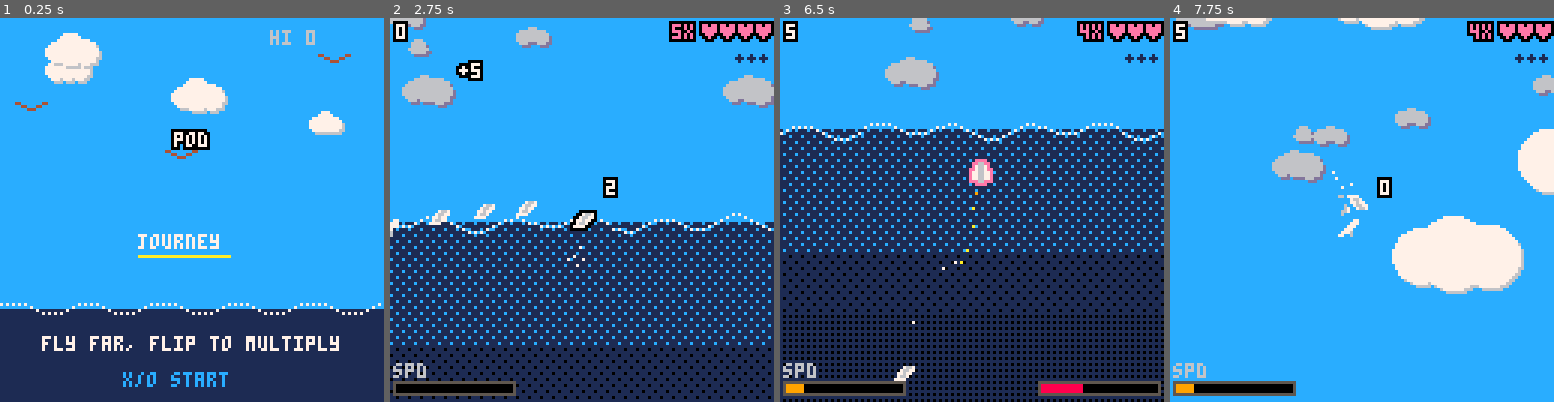
Above: before the commit, frames 1-4 (left to right).
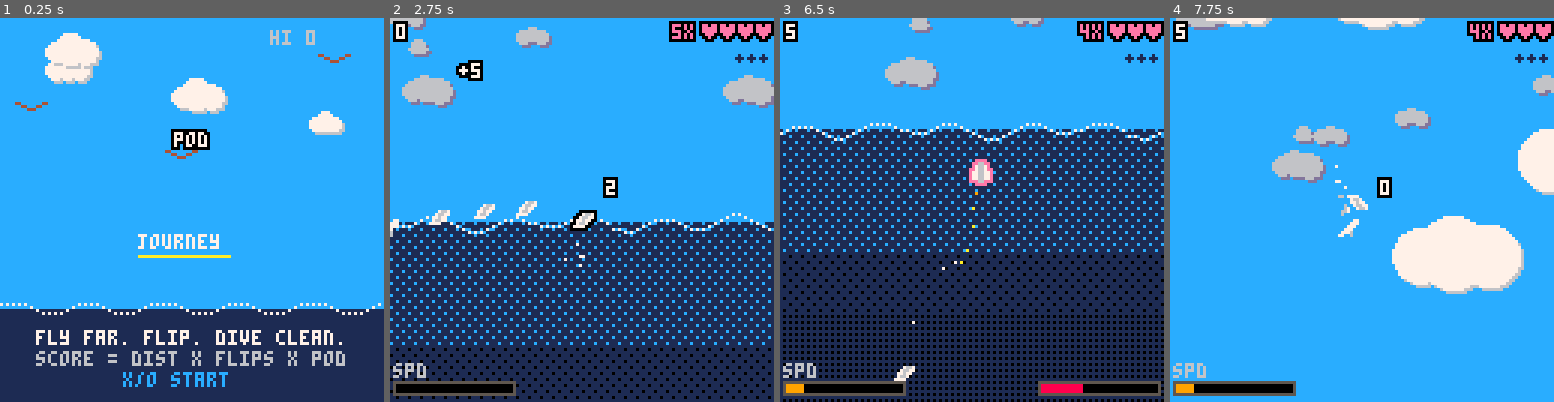
Above: after the commit, the same moments.

Repository: EdWhetticus/pod-journey
Game: PICO-8 cartridge pod journey.p8
The game is run twice, just before and just after one commit, with the same random seed, the same clock (stepped at 60 frames per second) and the same inputs.
Inputs:
- Up to frame 1 (0.25 s): no input
- Up to frame 2 (2.75 s): tap O (Z key) at 0.33, 0.7, 1.43, 2.22 s; tap X (X key) at 1.07, 2.07, 2.4, 2.73 s; hold Left 1.97-2.37 s
- Up to frame 3 (6.5 s): hold Right 2.87-3.53 s; tap X (X key) every 0.33 s from 3.07 to 6.4 s; tap O (Z key) every 0.88 s from 3.1 to 5.75 s; hold Right 4.13-4.53 s; hold Left 5.13-5.8 s; hold Left from 6.23 s (still down)
- Up to frame 4 (7.75 s): release Left at 6.63 s; tap O (Z key) at 6.63, 7.52 s; tap X (X key) every 0.33 s from 6.73 to 7.73 s; hold Right from 7.13 s (still down)

The runs differ from the first frame. In frame 1, 2.8% of the frame differs, in the area x 9-90%, y 81-91%; in frame 2, less than 0.1%; in frame 3, 0.2%; in frame 4, 0.1%.

Commit message:
Update pod journey.p8

Diff:
--- a/pod journey.p8
+++ b/pod journey.p8
@@ -104,6 +104,7 @@
  dying_dphs={}
  loss_prot=0
  air_dist=0   -- journey: horiz distance accumulated in air
+ decay_t=0    -- frames before speed decay resumes
 
  -- position history trail (circular buffer)
  trail={}
@@ -429,9 +430,13 @@
   rot_acc=0
   air_dist=0
  end
- -- passive speed decay
- local gp=(mspd-mspd_i)/(4.0-mspd_i)
- mspd=max(mspd_i,mspd-gp*gp*0.0013)
+ -- passive speed decay (1s grace after last entry boost)
+ if decay_t>0 then
+  decay_t-=1
+ else
+  local gp=(mspd-mspd_i)/(4.0-mspd_i)
+  mspd=max(mspd_i,mspd-gp*gp*0.0013)
+ end
 
  prev_a=p.a
 
@@ -533,17 +538,21 @@
  p.x=(p.x+p.vx)%ww
  p.y+=p.vy
 
- -- air trail: emit behind player
+ -- air trail: white particles emitted behind player
  if p.y<=wtr and rnd(1)<0.5 then
   local tdx=-cos(p.a)
   local tdy=-sin(p.a)
+  local perpx=tdy
+  local perpy=-tdx
   local spread=(rnd(1)-0.5)*1.2
   local tspd=1.5+rnd(1.2)
+  local ox=(rnd(1)-0.5)*2
+  local oy=(rnd(1)-0.5)*2
   add(prt,{
-   x=p.x+tdx*7+(rnd(1)-0.5)*2,
-   y=p.y+tdy*7+(rnd(1)-0.5)*2,
-   vx=p.vx+tdx*tspd+tdy*spread,
-   vy=p.vy+tdy*tspd-tdx*spread,
+   x=p.x+tdx*7+ox,
+   y=p.y+tdy*7+oy,
+   vx=p.vx+tdx*tspd+perpx*spread,
+   vy=p.vy+tdy*tspd+perpy*spread,
    l=5+rnd(6),c=7,tail=true
   })
  end
@@ -701,12 +710,15 @@
     if tier==1 then
      entry_boost=0.5
      mspd=min(4.0,mspd+0.05)
+     decay_t=60
     elseif tier==2 then
      entry_boost=0.4+gauge_f*0.6  -- 0.4 at low gauge, 1.0 at max
      mspd=min(4.0,mspd+0.1)
+     decay_t=60
     elseif tier==3 then
      entry_boost=0.6+gauge_f*1.4  -- 0.6 at low gauge, 2.0 at max
      mspd=min(4.0,mspd+0.2)
+     decay_t=60
     else
      mspd=max(mspd_i,mspd-0.03)
     end
@@ -1162,8 +1174,10 @@
    pset(wx,97+flr(sin(t()*.3+wx*.04)*2),7)
   end
   -- description (below water)
-  local d="fly far, flip to multiply"
-  print(d,64-#d*2,106,7)
+  local d1="fly far. flip. dive clean."
+  local d2="score = dist x flips x pod"
+  print(d1,64-#d1*2,104,7)
+  print(d2,64-#d2*2,111,6)
   print("x/o start",41,118,12)
   return
  end
